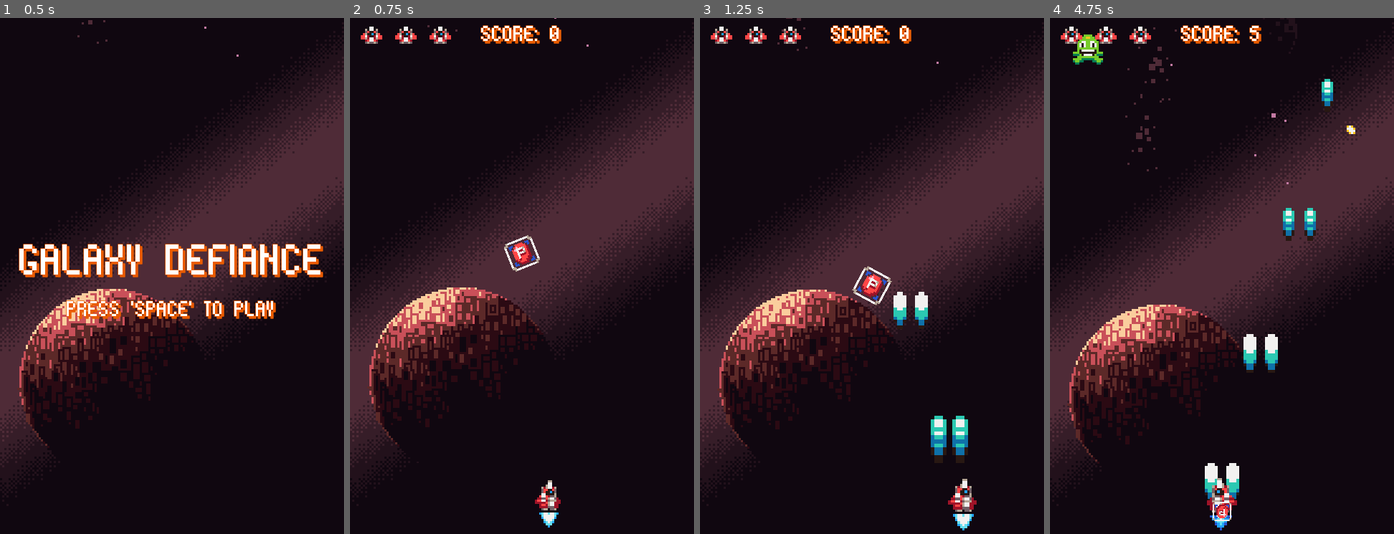
Above: before the commit, frames 1-4 (left to right).
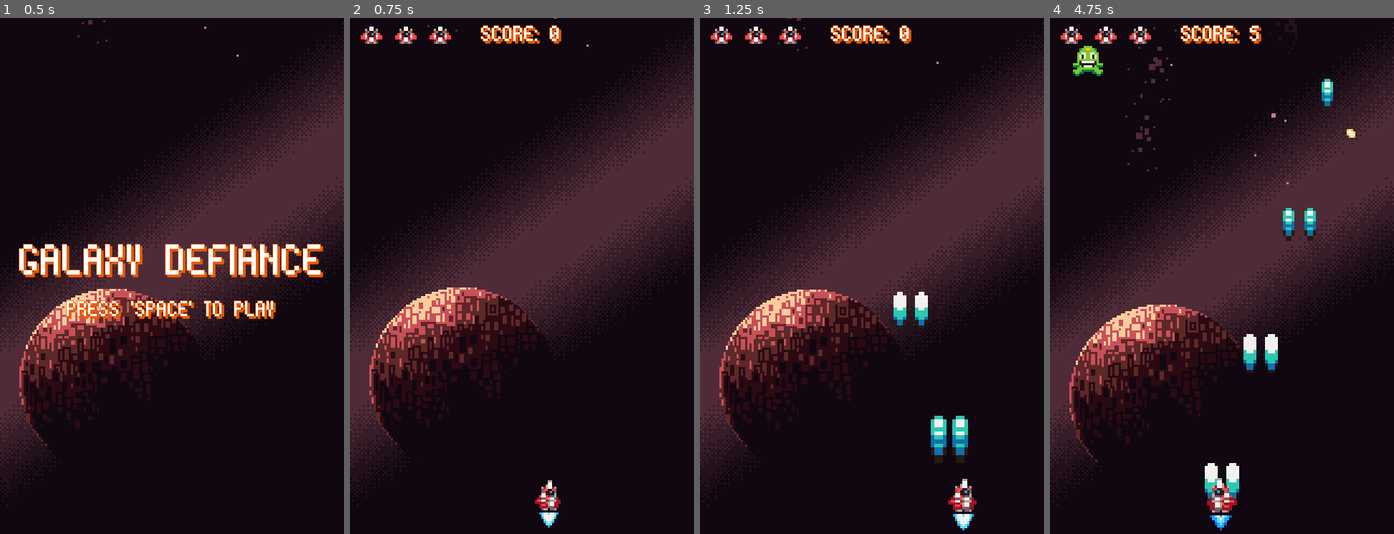
Above: after the commit, the same moments.

Repository: jordan95v/galaxy_defiance
Game: Godot game, scene res://scenes/ui/menu/menu.tscn
Same seed, same stepped clock (60 frames per second), same inputs: the game is played once before the commit and once after it.
Inputs:
- Up to frame 1 (0.5 s): no input
- Up to frame 2 (0.75 s): tap Space (space) at 0.5 s; hold D (bank_right) from 0.53 s (still down); hold Enter (enter) from 0.53 s (still down)
- Up to frame 3 (1.25 s): keep holding D (bank_right); keep holding Enter (enter)
- Up to frame 4 (4.75 s): release D (bank_right) at 1.28 s; release Enter (enter) at 1.28 s; hold A (bank_left) 1.28-2.03 s; tap Space (space) at 1.35, 2.85, 4.35 s; hold Enter (enter) 2.03-2.78 s; hold D (bank_right) 2.03-3.53 s; hold Enter (enter) 3.53-4.28 s; hold A (bank_left) from 3.53 s (still down)

Frame 1 is identical in both runs. In frame 2, 0.3% of the frame differs, in the area x 44-56%, y 42-50%; in frame 3, 0.4%; in frame 4, 0.6%, in the area x 6-89%, y 3-98%.

Commit message:
Removed powerup at game start.

Diff:
--- a/scenes/main/main.tscn
+++ b/scenes/main/main.tscn
@@ -6,7 +6,6 @@
 [ext_resource type="PackedScene" uid="uid://6okjpf8xs4hc" path="res://scenes/ui/game_over_menu/game_over_menu.tscn" id="2_7s5fa"]
 [ext_resource type="PackedScene" uid="uid://digchsganjtu" path="res://scenes/managers/enemy_manager/enemy_manager.tscn" id="2_hf1x8"]
 [ext_resource type="PackedScene" uid="uid://btkw6h1cx5ce" path="res://scenes/ui/score_ui/score_ui.tscn" id="7_e5xst"]
-[ext_resource type="PackedScene" uid="uid://djoygge2j38hj" path="res://scenes/game_objects/bonus/power_bonus.tscn" id="7_h68w3"]
 
 [node name="Main" type="Node2D"]
 script = ExtResource("1_vbwxv")
@@ -26,6 +25,3 @@
 
 [node name="Ship" parent="." instance=ExtResource("1_uolv7")]
 position = Vector2(80, 222)
-
-[node name="PowerBonus" parent="." instance=ExtResource("7_h68w3")]
-position = Vector2(80, 103)
Not shown: 1 places in scenes/main/main.tscn that only renumber resources
